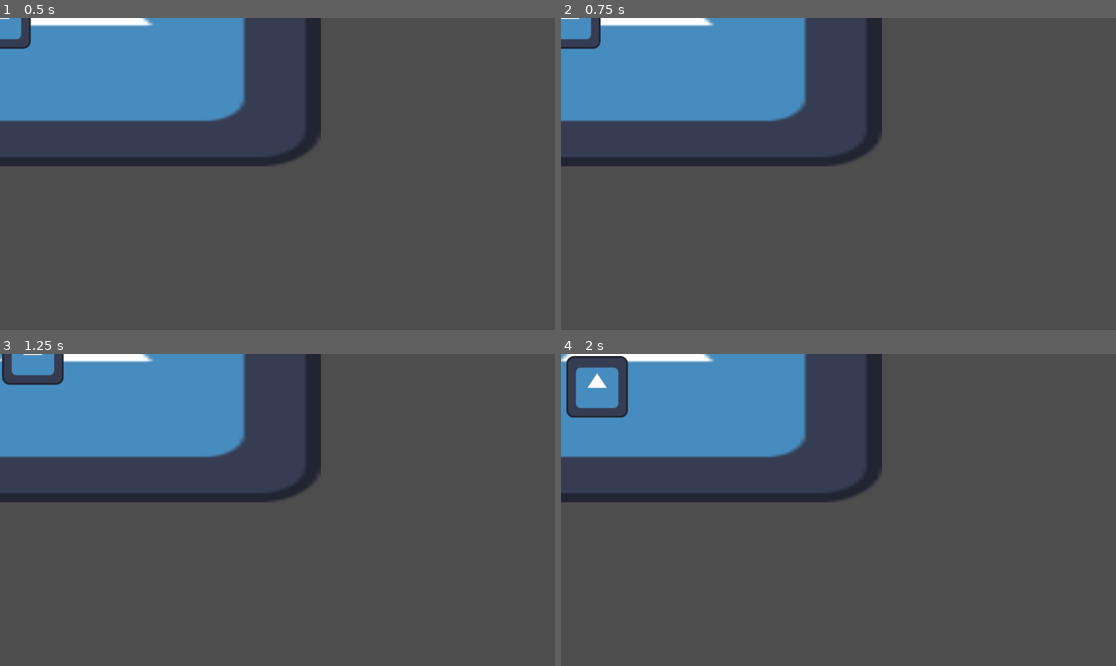
Above: before the commit, frames 1-4 (two rows, left to right).
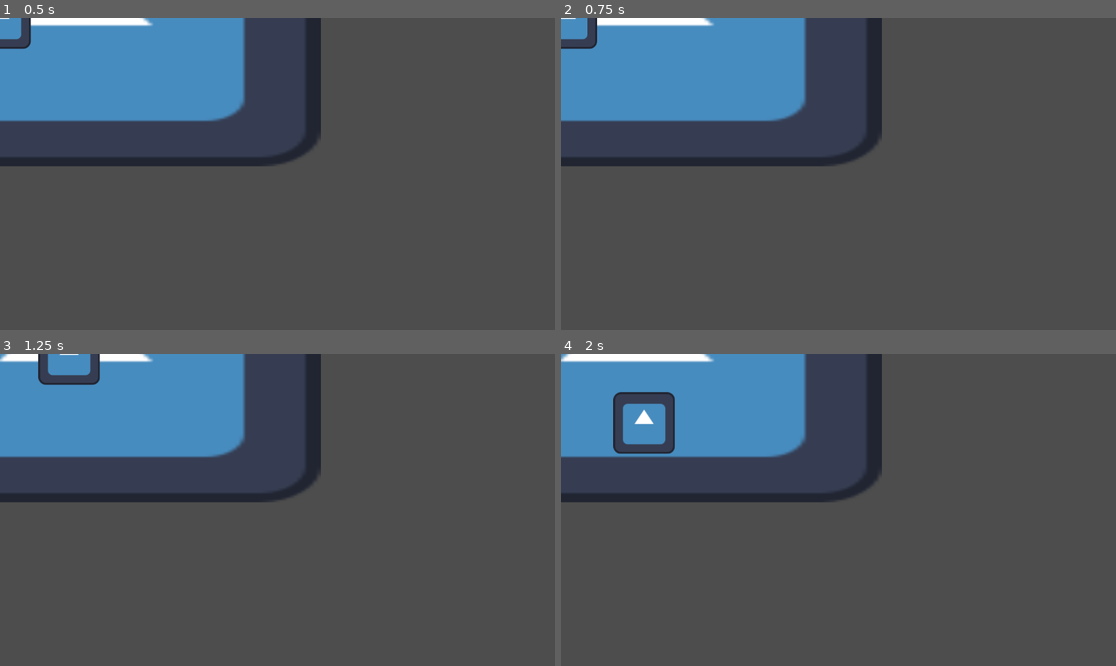
Above: after the commit, the same moments.

Repository: bigmonmulgrew/GodotJam70
Game: Godot game, scene res://Scenes/DELETEME.tscn
Same seed, same stepped clock (60 frames per second), same inputs: the game is played once before the commit and once after it. The project has no main scene, so this scene is started directly. The engine's default icon, where the game draws it, is replaced by a stand-in: a white triangle on a blue panel in a dark square.
Inputs:
- Up to frame 1 (0.5 s): no input
- Up to frame 2 (0.75 s): tap Enter at 0.5 s; hold D (move_right) from 0.53 s (still down)
- Up to frame 3 (1.25 s): keep holding D (move_right)
- Up to frame 4 (2 s): release D (move_right) at 1.28 s; hold S (move_down) from 1.28 s (still down)

Frame 1 is identical in both runs. In frame 2, 0.2% of the frame differs, in the area x 2-8%, y 0-11%; in frame 3, 1.2%; in frame 4, 2.4%, in the area x 0-21%, y 0-33%.

Commit message:
Added acceleration to UserMovementComponent
Added acceleration

Diff:
--- a/Scenes/Character/character.tscn
+++ b/Scenes/Character/character.tscn
@@ -23,4 +23,3 @@
 
 [node name="UserMovementComponent" parent="." node_paths=PackedStringArray("parent_to_move") instance=ExtResource("3_i4ace")]
 parent_to_move = NodePath("..")
-speed = 100.0
--- a/Scripts/Components/UserMovementComponent.gd
+++ b/Scripts/Components/UserMovementComponent.gd
@@ -3,13 +3,26 @@
 @export var parent_to_move: CharacterBody2D
 ## Movement speed as a float
 @export var speed: float = 10
+## Max movement speed as a float
+@export var max_speed: float = 500
 
 func _physics_process(delta):
 	var horizontal = Input.get_axis("move_left","move_right")
 	var vertical = Input.get_axis("move_up", "move_down")
 
 	if parent_to_move:
-		parent_to_move.velocity.x = horizontal * speed
-		parent_to_move.velocity.y = vertical * speed
+		if horizontal == 0:
+			parent_to_move.velocity.x = 0
+		if vertical == 0:
+			parent_to_move.velocity.y = 0
+		# Add horizontal velocity and keep it in bounds
+		parent_to_move.velocity.x += horizontal * speed
+		parent_to_move.velocity.x = clamp(parent_to_move.velocity.x, -max_speed, max_speed)
+
+		parent_to_move.velocity.y += vertical * speed
+		parent_to_move.velocity.y = clamp(parent_to_move.velocity.y, -max_speed, max_speed)
+
+		print(parent_to_move.velocity)
+
 	else:
 		print("Parent not found for movement component")
